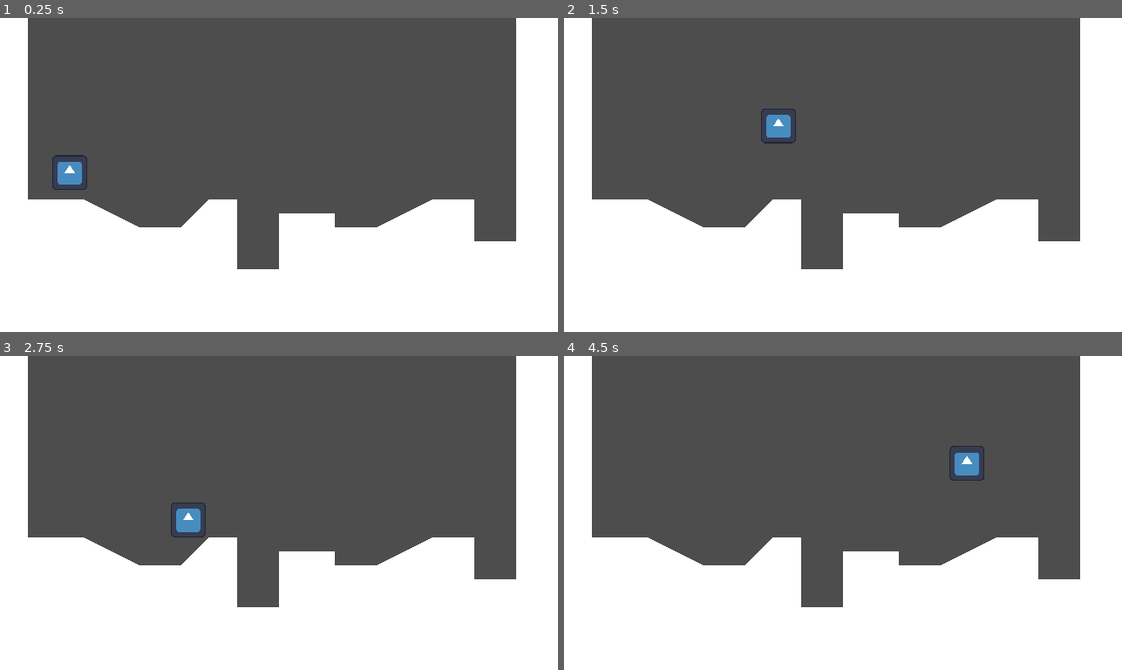
Above: before the commit, frames 1-4 (two rows, left to right).
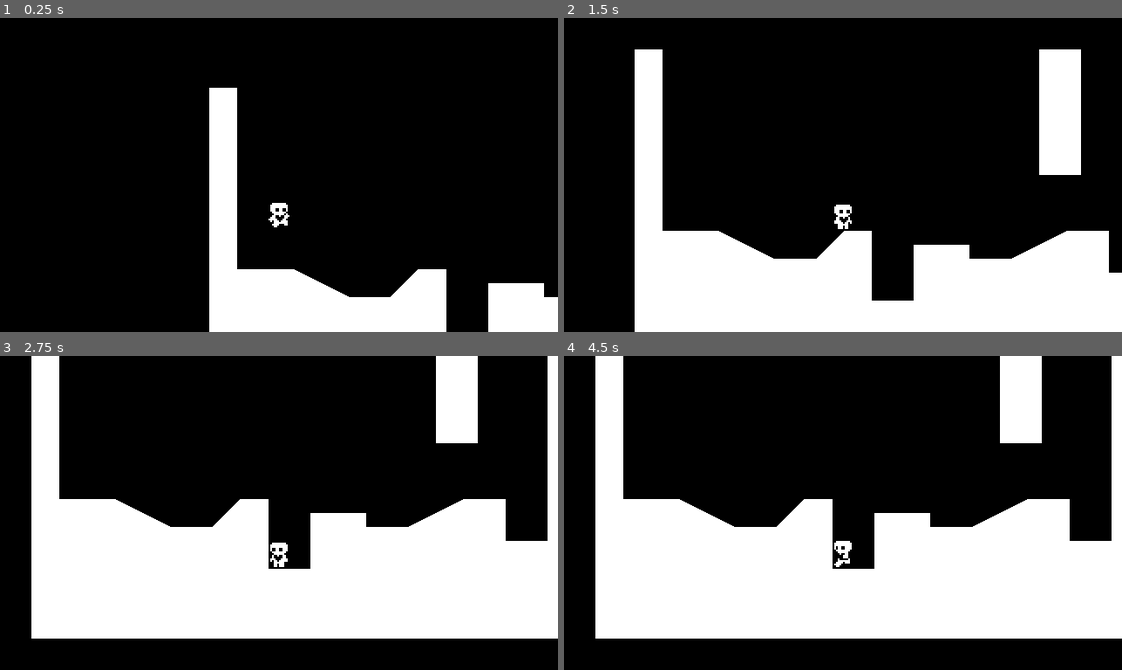
Above: after the commit, the same moments.

Repository: jadeng3/Heart-Platformer
Game: Godot game, scene res://world.tscn
Same seed, same stepped clock (60 frames per second), same inputs: the game is played once before the commit and once after it. The engine's default icon, where the game draws it, is replaced by a stand-in: a white triangle on a blue panel in a dark square.
Inputs:
- Up to frame 1 (0.25 s): no input
- Up to frame 2 (1.5 s): tap Enter (ui_accept) at 0.5, 0.6, 0.77, 1.07, 1.35 s; hold Right (ui_right) from 0.53 s (still down)
- Up to frame 3 (2.75 s): tap Enter (ui_accept) at 1.52, 1.82, 2.1 s; release Right (ui_right) at 2.03 s; hold Left (ui_left) from 2.03 s (still down)
- Up to frame 4 (4.5 s): release Left (ui_left) at 2.78 s; hold Right (ui_right) 2.78-4.28 s; tap Enter (ui_accept) at 2.85, 3.02, 3.32, 3.6, 3.77, 4.07, 4.35 s; hold Left (ui_left) from 4.28 s (still down)

The runs differ from the first frame. In frame 1, 90% of the frame differs, in the area x 0-100%, y 0-100%; in frame 2, 77%; in frame 3, 74%; in frame 4, 74%.

Commit message:
progress check #4 complete
forgot to commit previous progress checks

Diff:
--- /dev/null
+++ b/DefaultMovementData.tres
@@ -0,0 +1,13 @@
+[gd_resource type="Resource" script_class="PlayerMovementData" load_steps=2 format=3 uid="uid://cths5g2u8ket4"]
+
+[ext_resource type="Script" path="res://PlayerMovementData.gd" id="1_jstk0"]
+
+[resource]
+script = ExtResource("1_jstk0")
+speed = 100.0
+acceleration = 1000.0
+friction = 1000.0
+jump_velocity = -250.0
+gravity_scale = 0.8
+air_resistance = 200.0
+air_accerleration = 400.0
--- /dev/null
+++ b/FasterMovementData.tres
@@ -0,0 +1,13 @@
+[gd_resource type="Resource" script_class="PlayerMovementData" load_steps=2 format=3 uid="uid://bkab71yofpkcf"]
+
+[ext_resource type="Script" path="res://PlayerMovementData.gd" id="1_e42nq"]
+
+[resource]
+script = ExtResource("1_e42nq")
+speed = 120.0
+acceleration = 1000.0
+friction = 1000.0
+jump_velocity = -350.0
+gravity_scale = 1.0
+air_resistance = 200.0
+air_accerleration = 800.0
--- /dev/null
+++ b/PlayerMovementData.gd
@@ -0,0 +1,10 @@
+class_name PlayerMovementData
+extends Resource
+
+@export var speed = 100.0
+@export var acceleration = 800.0
+@export var friction = 1000.0
+@export var jump_velocity = -300.0
+@export var gravity_scale = 1.0
+@export var air_resistance = 200.0
+@export var air_accerleration = 400.0
--- /dev/null
+++ b/SlowMovementData.tres
@@ -0,0 +1,11 @@
+[gd_resource type="Resource" script_class="PlayerMovementData" load_steps=2 format=3 uid="uid://cwhoww7lueiv5"]
+
+[ext_resource type="Script" path="res://PlayerMovementData.gd" id="1_hsst8"]
+
+[resource]
+script = ExtResource("1_hsst8")
+speed = 50.0
+acceleration = 600.0
+friction = 800.0
+jump_velocity = -250.0
+gravity_scale = 0.5
--- a/player.gd
+++ b/player.gd
@@ -1,28 +1,81 @@
 extends CharacterBody2D
+@onready var animated_sprite_2d = $AnimatedSprite2D
+@onready var coyote_jump_timer = $CoyoteJumpTimer
 
-
-const SPEED = 100.0
-const JUMP_VELOCITY = -300.0
+@export var movement_data : PlayerMovementData
 
 # Get the gravity from the project settings to be synced with RigidBody nodes.
+var air_jump = false
+var just_wall_jumped = false
 var gravity = ProjectSettings.get_setting("physics/2d/default_gravity")
 
+func _physics_process(delta):
+	apply_gravity(delta)
+	handle_wall_jump()
+	handle_jump()
+	var input_axis = Input.get_axis("ui_left", "ui_right")
+	handle_acceleration(input_axis, delta)
+	handle_air_accerleration(input_axis, delta)
+	apply_friction(input_axis, delta)
+	apply_air_resistance(input_axis, delta)
+	update_animations(input_axis)
+	var was_on_floor = is_on_floor()
+	move_and_slide()
+	var just_left_ledge = was_on_floor and not is_on_floor() and velocity.y >=0
+	if just_left_ledge:
+		coyote_jump_timer.start()
+	just_wall_jumped = false
 
-func _physics_process(delta):
-	# Add the gravity.
+func apply_gravity(delta):
 	if not is_on_floor():
-		velocity.y += gravity * delta
+		velocity.y += gravity * movement_data.gravity_scale * delta
 
-	# Handle Jump.
-	if Input.is_action_just_pressed("ui_accept") and is_on_floor():
-		velocity.y = JUMP_VELOCITY
+func handle_wall_jump():
+	if not is_on_wall_only(): return
+	var wall_normal = get_wall_normal()
+	if Input.is_action_just_pressed("ui_up"):
+		velocity.x = wall_normal.x * movement_data.speed
+		velocity.y = movement_data.jump_velocity
+		just_wall_jumped = true
 
-	# Get the input direction and handle the movement/deceleration.
-	# As good practice, you should replace UI actions with custom gameplay actions.
-	var direction = Input.get_axis("ui_left", "ui_right")
-	if direction != 0:
-		velocity.x = direction * SPEED
+func handle_jump():
+	if is_on_floor(): air_jump = true
+
+	if is_on_floor() or coyote_jump_timer.time_left > 0.0:
+		if Input.is_action_just_pressed("ui_up"):
+			velocity.y = movement_data.jump_velocity
+	if not is_on_floor():
+		if Input.is_action_just_released("ui_up") and velocity.y < movement_data.jump_velocity / 2:
+			velocity.y = movement_data.jump_velocity / 2
+
+		if Input.is_action_just_pressed("ui_up") and air_jump and not just_wall_jumped:
+			velocity.y= movement_data.jump_velocity * 0.8
+			air_jump = false
+
+func handle_acceleration(input_axis, delta):
+	if not is_on_floor(): return
+	if input_axis != 0:
+		velocity.x = move_toward(velocity.x, movement_data.speed * input_axis, movement_data.acceleration * delta)
+
+func handle_air_accerleration(input_axis, delta):
+	if is_on_floor(): return
+	if input_axis != 0:
+		velocity.x = move_toward(velocity.x, movement_data.speed * input_axis, movement_data.acceleration * delta)
+
+func apply_friction(input_axis,delta):
+	if input_axis == 0 and is_on_floor():
+		velocity.x = move_toward(velocity.x, 0, movement_data.friction * delta)
+
+func apply_air_resistance(input_axis, delta):
+	if input_axis == 0 and not is_on_floor():
+		velocity.x = move_toward(velocity.x, 0, movement_data.air_resistance * delta)
+
+func update_animations(input_axis):
+	if input_axis != 0:
+		animated_sprite_2d.flip_h = (input_axis < 0)
+		animated_sprite_2d.play("run")
 	else:
-		velocity.x = move_toward(velocity.x, 0, SPEED)
+		animated_sprite_2d.play("idle")
 
-	move_and_slide()
+	if not is_on_floor():
+		animated_sprite_2d.play("jump")
--- a/player.tscn
+++ b/player.tscn
@@ -1,17 +1,106 @@
-[gd_scene load_steps=4 format=3 uid="uid://cb1p43t6jdiid"]
+[gd_scene load_steps=14 format=3 uid="uid://cb1p43t6jdiid"]
 
-[ext_resource type="Texture2D" uid="uid://t486hn5dapd1" path="res://icon.svg" id="1_cccco"]
 [ext_resource type="Script" path="res://player.gd" id="1_jlyem"]
+[ext_resource type="Resource" uid="uid://cths5g2u8ket4" path="res://DefaultMovementData.tres" id="2_rfb8n"]
+[ext_resource type="Texture2D" uid="uid://fp45e763y0jg" path="res://player.png" id="2_wrnad"]
+
+[sub_resource type="AtlasTexture" id="AtlasTexture_xlvf3"]
+atlas = ExtResource("2_wrnad")
+region = Rect2(0, 0, 24, 20)
+
+[sub_resource type="AtlasTexture" id="AtlasTexture_e1pic"]
+atlas = ExtResource("2_wrnad")
+region = Rect2(144, 0, 24, 20)
+
+[sub_resource type="AtlasTexture" id="AtlasTexture_goibe"]
+atlas = ExtResource("2_wrnad")
+region = Rect2(0, 0, 24, 20)
+
+[sub_resource type="AtlasTexture" id="AtlasTexture_7rgi6"]
+atlas = ExtResource("2_wrnad")
+region = Rect2(24, 0, 24, 20)
+
+[sub_resource type="AtlasTexture" id="AtlasTexture_vtuie"]
+atlas = ExtResource("2_wrnad")
+region = Rect2(48, 0, 24, 20)
+
+[sub_resource type="AtlasTexture" id="AtlasTexture_jnltn"]
+atlas = ExtResource("2_wrnad")
+region = Rect2(72, 0, 24, 20)
+
+[sub_resource type="AtlasTexture" id="AtlasTexture_bdpwv"]
+atlas = ExtResource("2_wrnad")
+region = Rect2(96, 0, 24, 20)
+
+[sub_resource type="AtlasTexture" id="AtlasTexture_a4eyr"]
+atlas = ExtResource("2_wrnad")
+region = Rect2(120, 0, 24, 20)
+
+[sub_resource type="SpriteFrames" id="SpriteFrames_o5yx3"]
+animations = [{
+"frames": [{
+"duration": 1.0,
+"texture": SubResource("AtlasTexture_xlvf3")
+}],
+"loop": true,
+"name": &"idle",
+"speed": 5.0
+}, {
+"frames": [{
+"duration": 1.0,
+"texture": SubResource("AtlasTexture_e1pic")
+}],
+"loop": true,
+"name": &"jump",
+"speed": 5.0
+}, {
+"frames": [{
+"duration": 1.0,
+"texture": SubResource("AtlasTexture_goibe")
+}, {
+"duration": 1.0,
+"texture": SubResource("AtlasTexture_7rgi6")
+}, {
+"duration": 1.0,
+"texture": SubResource("AtlasTexture_vtuie")
+}, {
+"duration": 1.0,
+"texture": SubResource("AtlasTexture_jnltn")
+}, {
+"duration": 1.0,
+"texture": SubResource("AtlasTexture_bdpwv")
+}, {
+"duration": 1.0,
+"texture": SubResource("AtlasTexture_a4eyr")
+}],
+"loop": true,
+"name": &"run",
+"speed": 10.0
+}]
 
 [sub_resource type="RectangleShape2D" id="RectangleShape2D_xliqv"]
+size = Vector2(12, 17)
 
 [node name="Player" type="CharacterBody2D"]
+floor_constant_speed = true
+floor_snap_length = 3.0
 script = ExtResource("1_jlyem")
+movement_data = ExtResource("2_rfb8n")
+
+[node name="AnimatedSprite2D" type="AnimatedSprite2D" parent="."]
+position = Vector2(2.08165e-12, -10)
+sprite_frames = SubResource("SpriteFrames_o5yx3")
+animation = &"run"
+frame_progress = 0.476782
 
 [node name="CollisionShape2D" type="CollisionShape2D" parent="."]
+visible = false
+position = Vector2(0, -8.5)
 shape = SubResource("RectangleShape2D_xliqv")
 
-[node name="Sprite2D" type="Sprite2D" parent="."]
-position = Vector2(-1.19209e-07, -1.19209e-07)
-scale = Vector2(0.15625, 0.15625)
-texture = ExtResource("1_cccco")
+[node name="CoyoteJumpTimer" type="Timer" parent="."]
+wait_time = 0.15
+one_shot = true
+
+[node name="Camera2D" type="Camera2D" parent="."]
+position = Vector2(2.08165e-12, -32)
--- a/world.gd
+++ b/world.gd
@@ -5,4 +5,5 @@
 @onready var collision_polygon_2d = $StaticBody2D/CollisionPolygon2D
 
 func _ready():
+	RenderingServer.set_default_clear_color(Color.BLACK)
 	polygon_2d.polygon = collision_polygon_2d.polygon
--- a/world.tscn
+++ b/world.tscn
@@ -1,7 +1,10 @@
-[gd_scene load_steps=3 format=3 uid="uid://v4v340wh6la7"]
+[gd_scene load_steps=4 format=3 uid="uid://v4v340wh6la7"]
 
 [ext_resource type="Script" path="res://world.gd" id="1_eohc5"]
 [ext_resource type="PackedScene" uid="uid://cb1p43t6jdiid" path="res://player.tscn" id="2_xqtp1"]
+
+[sub_resource type="RectangleShape2D" id="RectangleShape2D_lobgb"]
+size = Vector2(24, 72)
 
 [node name="World" type="Node2D"]
 script = ExtResource("1_eohc5")
@@ -15,3 +18,14 @@
 
 [node name="Player" parent="." instance=ExtResource("2_xqtp1")]
 position = Vector2(40, 56)
+
+[node name="StaticBody2D2" type="StaticBody2D" parent="."]
+
+[node name="CollisionShape2D" type="CollisionShape2D" parent="StaticBody2D2"]
+position = Vector2(244, 36)
+shape = SubResource("RectangleShape2D_lobgb")
+
+[node name="ColorRect" type="ColorRect" parent="StaticBody2D2"]
+offset_left = 232.0
+offset_right = 256.0
+offset_bottom = 72.0
Binary file added: player.png
Not shown, added: player.png.import
